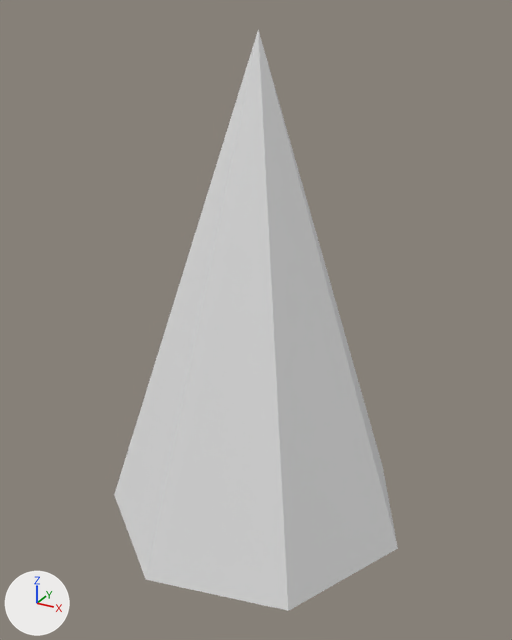
The glTF model assets/creative/village3d/models/fir_low.glb: old version first, new version second.
Both versions are drawn from a camera (50 mm lens) standing at (3.06, -5.6, 5.96) and looking at (-0.05, 0.05, 3.13). The lights are fixed; the arrows at lower left show +X, +Y and +Z. The picture after the commit comes second. Vertices at exactly the same position are counted once.

The first picture shows 'fir_low'.
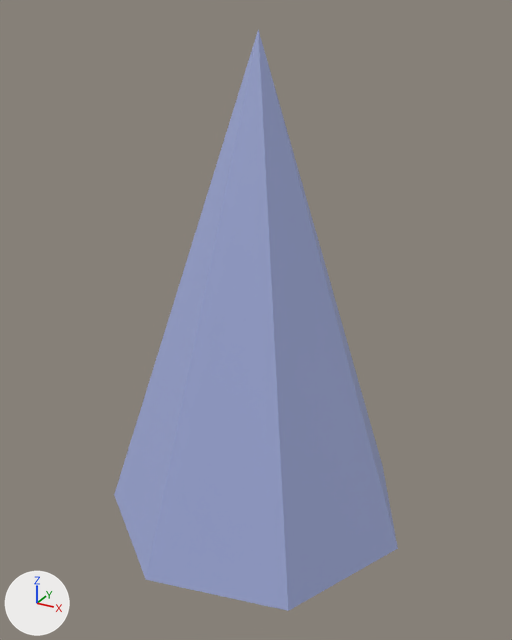
Where the change shows, as pixel boxes [x1, y1, x2, y2] in the pictures (512 x 640 px):
'fir_low', recoloured: [114, 30, 398, 611] in both

The change, as a diff of the scene's bpy script:
```diff
--- a/assets/creative/village3d/models/fir_low.glb.py
+++ b/assets/creative/village3d/models/fir_low.glb.py
@@ mat_village_atlas @@
 n0 = _N.new('ShaderNodeBsdfPrincipled'); n0.name = 'Principled BSDF'
 n1 = _N.new('ShaderNodeOutputMaterial'); n1.name = 'Material Output'
+n2 = _N.new('ShaderNodeMix'); n2.name = 'Mix'
+n2.data_type = 'RGBA'
+n2.blend_type = 'MULTIPLY'
+n2.inputs[0].default_value = 1.0  # 'Factor'
+n2.inputs[7].default_value = (0.8, 0.8, 0.8, 1.0)  # 'B', white #e7e7e7
+n3 = _N.new('ShaderNodeVertexColor'); n3.name = 'Color Attribute'
 _L.new(n0.outputs[0], n1.inputs[0])  # 'BSDF' to 'Surface'
+_L.new(n2.outputs[2], n0.inputs[0])  # 'Result' to 'Base Color'
+_L.new(n3.outputs[0], n2.inputs[6])  # 'Color' to 'A'
@@ me_fir_low_mesh @@
 me_fir_low_mesh.from_pydata(...)  # 18 vertices, 28 faces; spans x -1.44..1.6, y -1.56..1.56, z 0.0..5.8
 # used by ob_fir_low; location = (0.0, 0.0, 0.0)
+# me_fir_low_mesh part 1: vertex colours changed
 me_fir_low_mesh.materials.append(mat_village_atlas)
```
